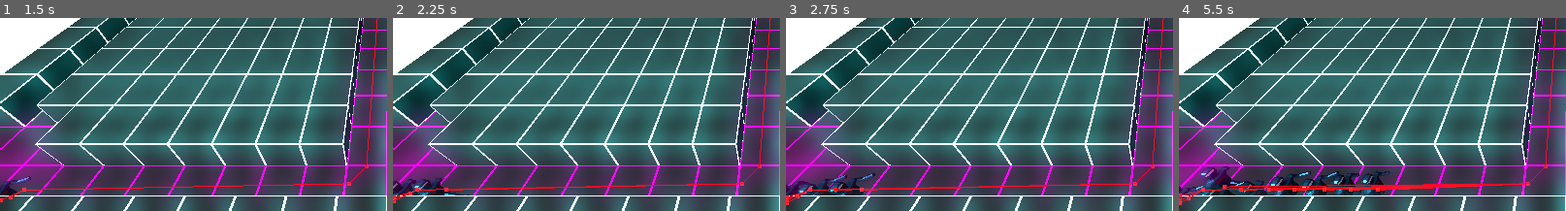
Above: before the commit, frames 1-4 (left to right).
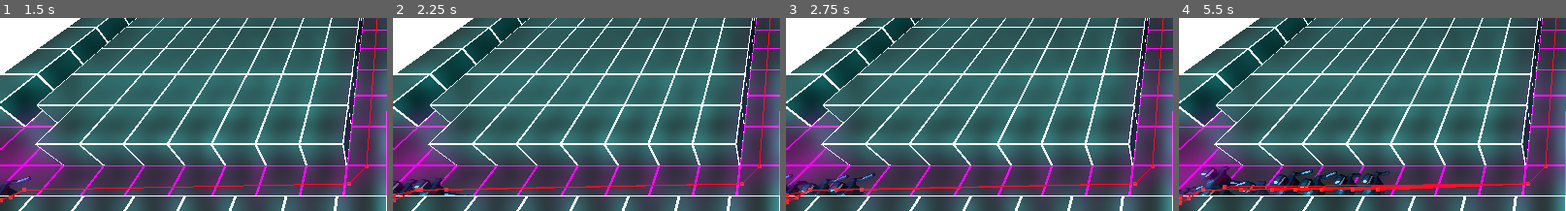
Above: after the commit, the same moments.

Repository: StefanHolst/LD57
Game: Godot game, scene res://Game.tscn
The game is run twice, just before and just after one commit, with the same random seed, the same clock (stepped at 60 frames per second) and the same inputs.
Inputs (mouse positions are % of the whole screen's width and height, from its top left):
- Up to frame 1 (1.5 s): click "Buy Tower" at 0.5 s; click "Buy Tower" at 1.25 s
- Up to frame 2 (2.25 s): click "Buy Tower" at 2 s
- Up to frame 3 (2.75 s): no input
- Up to frame 4 (5.5 s): move the mouse to (72, 38) at 2.77 s; click (72, 38) at 2.92 s; move the mouse to (30, 49) at 3.52 s; click (30, 49) at 3.67 s; move the mouse to (60, 19) at 4.27 s; click (60, 19) at 4.42 s; move the mouse to (45, 66) at 5.02 s; click (45, 66) at 5.17 s
The pictures show only the part of the screen within x 0-50%, y 50-100%; the shares and areas given below are measured in that part.

Frame 1 is identical in both runs. In frame 2, 0.2% of the frame differs, in the area x 0-12%, y 83-96%; in frame 3, 0.4%; in frame 4, 1.4%, in the area x 0-48%, y 78-94%.

Commit message:
Laser Towers

Diff:
--- a/Projectiles/RocketProjectile.gd
+++ b/Projectiles/RocketProjectile.gd
@@ -1,26 +1,77 @@
 class_name Rocket extends Projectile
 
 var projectile = preload("res://Assets/rocket.glb")
+var explosion = preload("res://explosion_big.tscn")
 
-@export var Target: Node3D;
-@export var evt: Callable;
-
-const INERTIA: float = 0.1
+const INERTIA: float = 0.5
+const track_distance: float = 10
 
 var MinDistance: float;
+var trackTarget: Node3D;
 
-func _init(start_pos: Vector3, rot: Quaternion, target: Node3D, minDistance: float = 0.1) -> void:
+enum State
+{
+	Launch,
+	Cruise,
+	Track
+}
+
+var state: State = State.Launch;
+var stateTimeLeft: float = 0;
+
+func _init(start_pos: Vector3, rot: Quaternion, target: Node3D, minDistance: float = 0.5) -> void:
 	position = start_pos
 	rotation = rot.get_euler()
+	trackTarget = target
+	self.target = target.position
 
-	Target = target
+	state = State.Launch;
+	stateTimeLeft = 0.5;
+
+	speed = 5
+	damage = 1000
+	range = 5
+
 	MinDistance = minDistance**2
 
+func _ready() -> void:
+	var mesh = projectile.instantiate() as Node3D
+	mesh.scale = Vector3(0.4, 0.4, 0.4)
+	mesh.rotation = Vector3(deg_to_rad(-90), 0,0)
+	add_child(mesh)
+
 func _process(_delta: float) -> void:
-	var dist = position.distance_squared_to(Target.position)
-	if dist < MinDistance:
-		evt.call(Target, self)
-		self.call_deferred("queue_free")
-	else:
-		var dir_target = Target.position - position
-		var dir_rocket = transform.basis.slerp(basis.looking_at(dir_target), _delta*INERTIA)
+	if state == State.Launch:
+		stateTimeLeft -= _delta
+		if stateTimeLeft <= 0:
+			state = State.Cruise
+			print("Launched")
+	elif state == State.Cruise:
+		var hp = trackTarget.global_position
+		hp.y = global_position.y
+		var dir_target = hp - global_position
+		var dist = dir_target.length_squared()
+		var dir_rocket = transform.basis.slerp(basis.looking_at(dir_target), _delta*speed*INERTIA)
+		rotation = dir_rocket.get_euler()
+
+		if dist < track_distance:
+			state = State.Track
+			print("Track")
+	elif state == State.Track:
+		var targetPos = trackTarget.global_position
+		var dir_target = targetPos - global_position
+		var dist = dir_target.length_squared()
+		var dir_rocket = transform.basis.slerp(basis.looking_at(dir_target), _delta*speed*INERTIA)
+		rotation = dir_rocket.get_euler()
+
+		if dist < MinDistance:
+			print("Hit target")
+			Map.add_damage(targetPos, self)
+
+			var exp = explosion.instantiate() as Node3D
+			exp.position = targetPos
+			Map.add_child(exp)
+
+			self.call_deferred("queue_free")
+
+	position -= basis.z * _delta * speed
--- a/Towers/LaserTower.gd
+++ b/Towers/LaserTower.gd
@@ -4,7 +4,7 @@
 
 var laserSound = preload("res://Sounds/Laser_Shoot10.wav")
 
-var laserTowerModel = preload("res://Towers/LaserTowerScene.tscn")
+var laserTowerModel = preload("res://Assets/lasertowerv1.glb")
 var player: AudioStreamPlayer3D;
 var instance: Node3D;
 var turret: Node3D;
--- a/Towers/LaserTowerScene.tscn
+++ /dev/null
@@ -1,16 +0,0 @@
-[gd_scene load_steps=3 format=3 uid="uid://4ex8unceg1af"]
-
-[ext_resource type="PackedScene" uid="uid://bwysx7nv56yu8" path="res://Assets/lasertowerv1.glb" id="1_q7k4h"]
-
-[sub_resource type="BoxShape3D" id="BoxShape3D_q7k4h"]
-size = Vector3(1.4, 3, 1.4)
-
-[node name="LaserTowerScene" type="Node3D"]
-
-[node name="lasertowerv1" parent="." instance=ExtResource("1_q7k4h")]
-
-[node name="StaticBody3D" type="StaticBody3D" parent="lasertowerv1"]
-
-[node name="CollisionShape3D" type="CollisionShape3D" parent="lasertowerv1/StaticBody3D"]
-transform = Transform3D(1, 0, 0, 0, 1, 0, 0, 0, 1, 0, 1.5, 0)
-shape = SubResource("BoxShape3D_q7k4h")
--- a/Towers/RocketTower.gd
+++ b/Towers/RocketTower.gd
@@ -1,9 +1,11 @@
 class_name RocketTower extends Tower
 
-var rocketTowerScene = preload("res://Towers/RocketTowerScene.tscn")
+var rockerTowerModel = preload("res://Assets/Rockettower.glb")
+var instance: Node3D;
 
 func _init() -> void:
-	self.add_child(rocketTowerScene.instantiate() as Node3D)
+	instance = rockerTowerModel.instantiate()
+	self.add_child(instance)
 
 	attack_range = 200
 	attack_damage = 50
@@ -24,9 +26,11 @@
 		return null
 	last_fire = Time.get_ticks_msec()
 
-	# create projectile
-	var p = LaserProjectile.new(Vector3.ZERO, Vector3.ZERO)
-	p.position = Vector3(1,2,1)
+	var player = instance.find_child("AnimationPlayer") as AnimationPlayer
+	player.get_animation_list()
+	player.play()
+
+	var p = Rocket.new(global_position, quaternion.from_euler(Vector3(PI/2,0,0)), unit)
 	p.damage = attack_damage
 	Map.add_projectile(p)
 	return null
--- a/Towers/RocketTowerScene.tscn
+++ /dev/null
@@ -1,12 +0,0 @@
-[gd_scene load_steps=3 format=3 uid="uid://ca2h6ap6abdkj"]
-
-[sub_resource type="StandardMaterial3D" id="StandardMaterial3D_mdihw"]
-albedo_color = Color(1, 1, 0, 1)
-
-[sub_resource type="BoxMesh" id="BoxMesh_mdihw"]
-material = SubResource("StandardMaterial3D_mdihw")
-
-[node name="Node3D" type="Node3D"]
-
-[node name="MeshInstance3D" type="MeshInstance3D" parent="."]
-mesh = SubResource("BoxMesh_mdihw")
